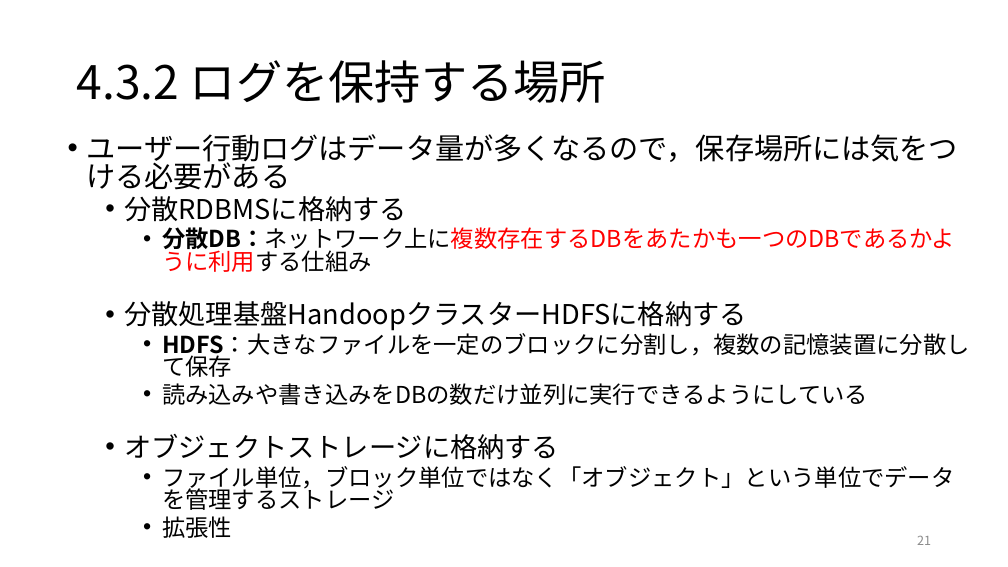
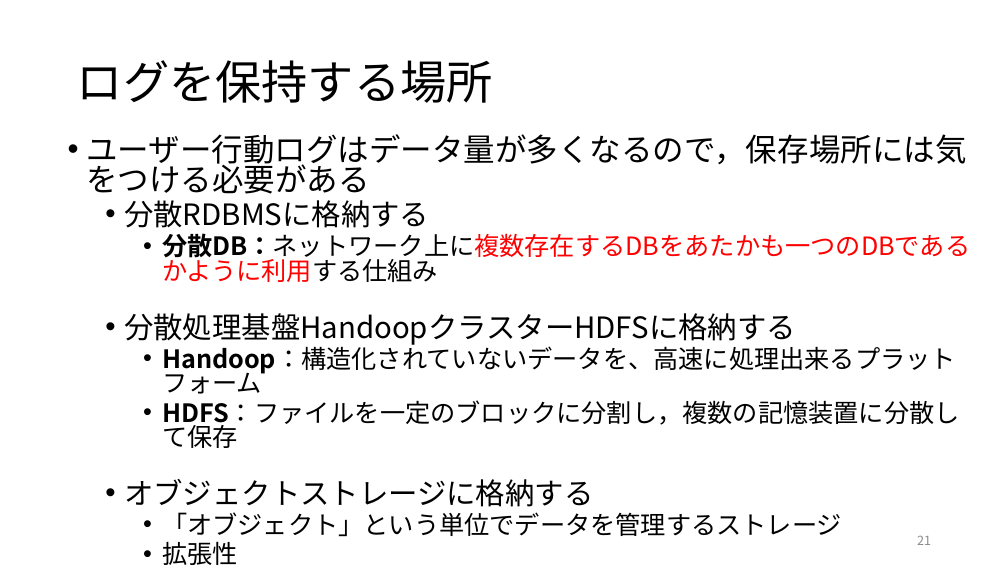
Before and after one commit to ryosuke-ku/Rinko, a slide deck: slide 21 of 仕事ではじめる機械学習第4章.pptx. Drawn at 1008x567 pixels with LibreOffice and Linux fonts; fonts in the diff are those of the drawing. Boxes give left, top, right and bottom in pixels: in the first picture for what was removed or moved away, otherwise in the second. Text is boxed around its words. In the diff, an @@ line names an element or a change of style, - is before the commit and + after.

```diff
--- a/仕事ではじめる機械学習第4章.pptx
+++ b/仕事ではじめる機械学習第4章.pptx
@@ title at bbox=[77, 60, 493, 103]: text changed @@
-4.3.2 ログを保持する場所
+ログを保持する場所
@@ text at bbox=[86, 134, 970, 565]: size 27.8 to 30 pt in "ユーザー行動ログはデータ量が多くなるので，保存場所には気をつける必要がある"; size 25.9 to 28 pt in "分散RDBMSに格納する", "分散処理基盤HandoopクラスターHDFSに格納する", "オブジェクトストレージに格納する"; size 22.2 to 24 pt in "分散DB：ネットワーク上に複数存在するDBをあたかも一つのDBであるかように利用する仕組み", "拡張性" @@
@@ text at bbox=[162, 342, 960, 448]: text changed; size 22.2 to 24 pt @@
-    • HDFS：大きなファイルを一定のブロックに分割し，複数の記憶装置に分散して保存
-    • 読み込みや書き込みをDBの数だけ並列に実行できるようにしている
+    • Handoop：構造化されていないデータを、高速に処理出来るプラットフォーム
+    • HDFS：ファイルを一定のブロックに分割し，複数の記憶装置に分散して保存
@@ text at bbox=[162, 512, 842, 537]: text changed; size 22.2 to 24 pt @@
-    • ファイル単位，ブロック単位ではなく「オブジェクト」という単位でデータを管理するストレージ
+    • 「オブジェクト」という単位でデータを管理するストレージ
```
Also in this commit, not shown: 20 other slides changed, 3 other files.
